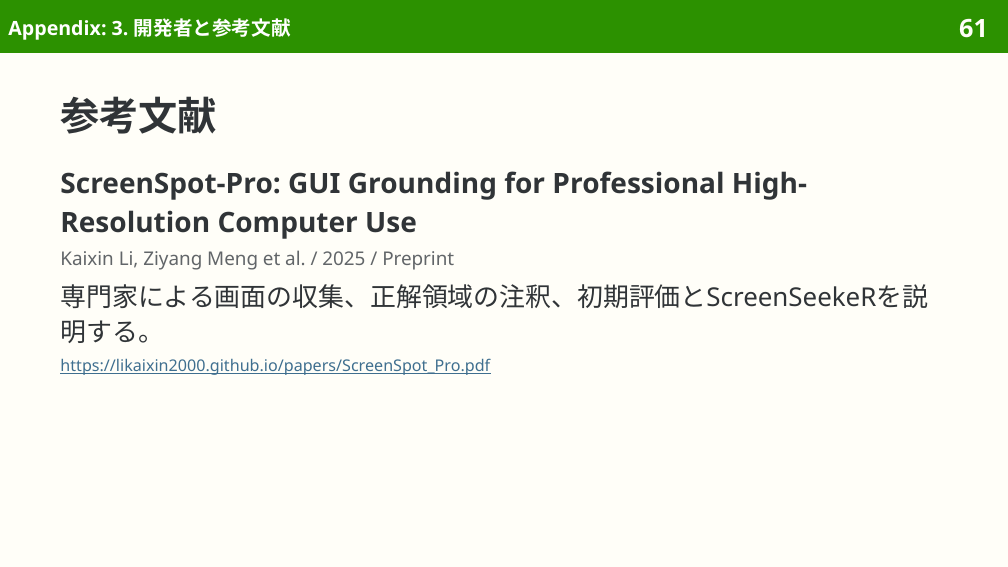
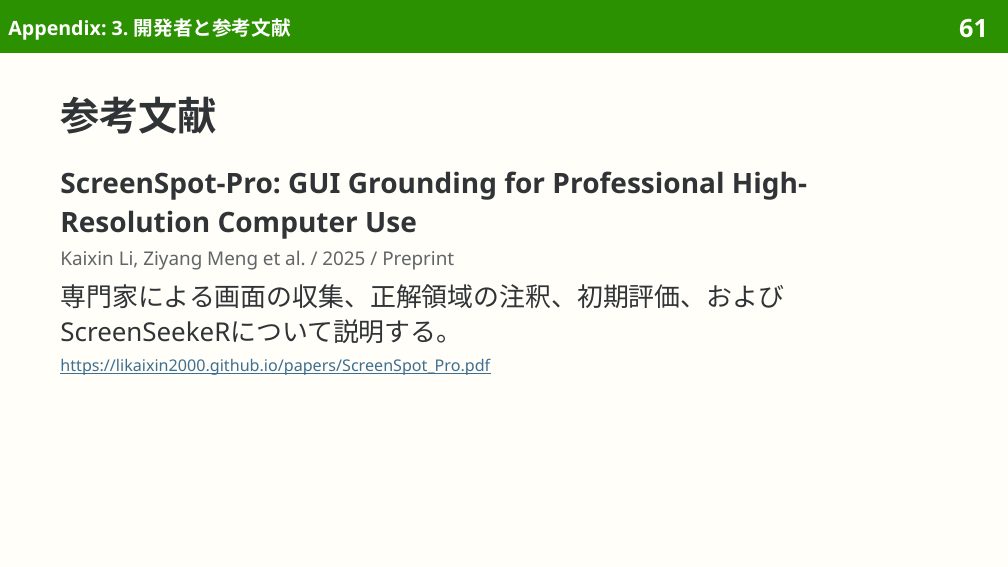
Before and after one commit to sasakiy84/datasets-in-10-minutes, a slide deck: slide 61 of slides/datasets-in-10-minutes-screenspot-pro.pptx. Drawn at 1008x567 pixels with LibreOffice and Linux fonts; fonts in the diff are those of the drawing. Boxes give left, top, right and bottom in pixels: in the first picture for what was removed or moved away, otherwise in the second. Text is boxed around its words. In the diff, an @@ line names an element or a change of style, - is before the commit and + after.

```diff
--- a/slides/datasets-in-10-minutes-screenspot-pro.pptx
+++ b/slides/datasets-in-10-minutes-screenspot-pro.pptx
@@ text at <box>60,284,784,343</box>: text changed @@
-専門家による画面の収集、正解領域の注釈、初期評価とScreenSeekeRを説明する。
+専門家による画面の収集、正解領域の注釈、初期評価、およびScreenSeekeRについて説明する。
```
Also in this commit, not shown: 11 other slides changed, 7 other files.
